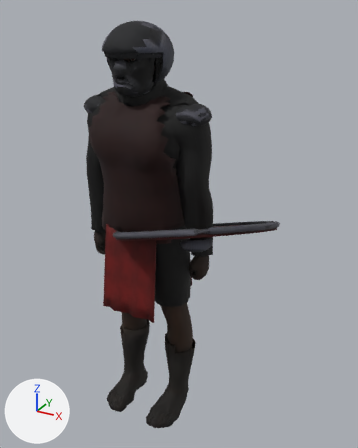
Renders of the glTF model game/models/cast/kknight.glb from each side of a commit.
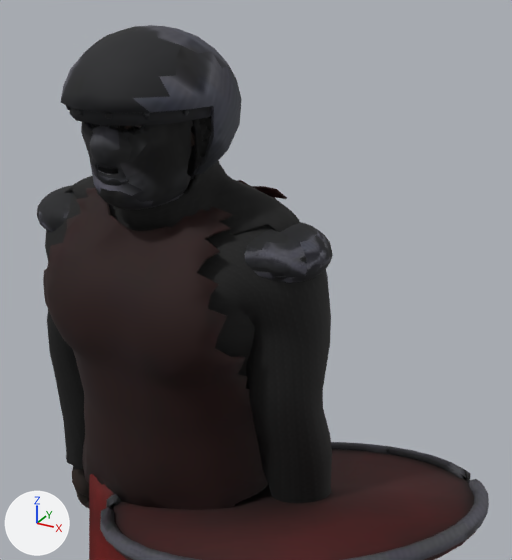
Each version is shown whole from a 50 mm camera at (1.185, -1.867, 2.011) aimed at (0.146, 0.021, 1.067), then close up from a 50 mm camera at (0.741, -1.049, 2.042) aimed at (0.138, 0.047, 1.495). Lighting does not change. The marker at lower left points along +X, +Y and +Z. The older version's two pictures come first. Vertices at exactly the same position are counted once.

In view in the first close-up: 'aventail', 'helm', 'pauldron_l', 'pauldron_r', 'shield', 'shirt', 'tabard', 'tabard_skirt_f' and 2 more.
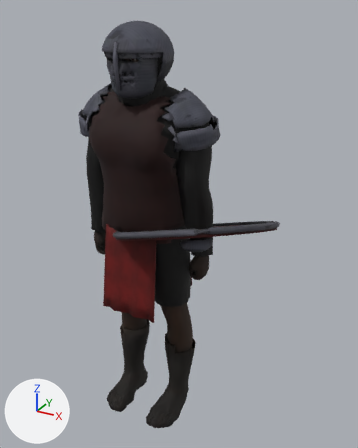
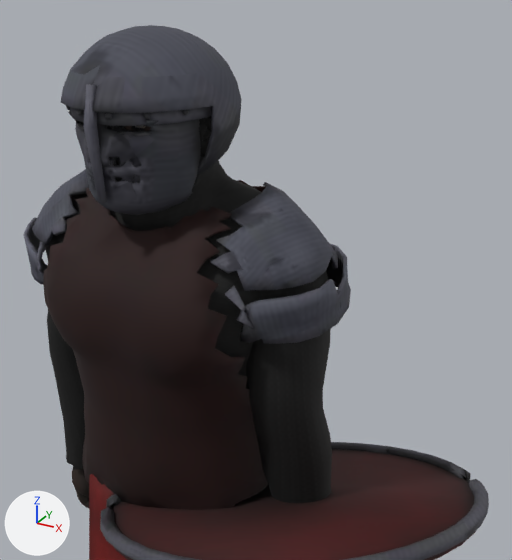
What differs and where, as boxes (x1, y1, x2, y2) in the close-ups (512 x 560 px; the box of a moved part takes in the faces that stretch with it):
'helm', reshaped
    before: (61, 25, 241, 210)
    after: (61, 25, 241, 215)
'pauldron_l', reshaped
    before: (244, 222, 333, 283)
    after: (211, 182, 351, 344)
'pauldron_r', reshaped
    before: (37, 185, 73, 232)
    after: (23, 169, 89, 285)
part 1 of me_dome, rebuilt
    before: (81, 120, 193, 210)
    after: (68, 111, 201, 215)
part 2 of me_dome, added
    after: (83, 84, 107, 203)
part 3 of me_dome, moved or reshaped
    before: (61, 29, 241, 180)
    after: (61, 29, 241, 174)
part 4 of me_dome, surface changed (lighter)
    both: (66, 25, 240, 174)
part 5 of me_pauldron_l, rebuilt
    before: (244, 222, 333, 283)
    after: (211, 182, 338, 291)
part 6 of me_pauldron_l, added
    after: (225, 243, 351, 344)
part 7 of me_pauldron_r, rebuilt
    before: (37, 185, 73, 232)
    after: (32, 169, 89, 246)
part 8 of me_pauldron_r, added
    after: (23, 217, 48, 285)

The change in detail:
me_dome is used by ob_helm; location (0.0, 0.0, 0.0).
me_dome had 1901 vertices, 3734 faces and spanned x -0.143..0.143, y -0.223..0.103, z 1.667..1.958.
me_dome now has 2159 vertices, 4286 faces and spans x -0.143..0.143, y -0.232..0.103, z 1.659..1.958.
me_dome part 1: the loose piece of 997 vertices spanning x -0.1..0.098, y -0.209..-0.086, z 1.667..1.856 is rebuilt with 1080 vertices and now spans x -0.11..0.108, y -0.218..-0.082, z 1.659..1.848.
me_dome part 2: a new loose piece of 15 vertices spanning x -0.01..0.011, y -0.232..-0.203, z 1.7..1.884, in mat_helm_mat (picture img_helm_tex).
me_dome part 3: 4 vertices moved from x -0.011..0.011, y -0.215..0.082, z 1.825..1.855 to x -0.028..0.028, y -0.211..0.078, z 1.825..1.855; 171 vertices removed from x -0.131..0.131, y -0.212..0.09, z 1.698..1.946; 128 vertices added at x -0.134..0.134, y -0.214..0.089, z 1.698..1.946.
me_dome part 4: 805 kept faces spanning x -0.143..0.143, y -0.223..0.103, z 1.692..1.958 get new texture (UV) coordinates.
Other edits to the shape of me_dome do not show in these pictures.
me_pauldron_l is used by ob_pauldron_l; location (0.0, 0.0, 0.0).
me_pauldron_l had 444 vertices, 880 faces and spanned x 0.138..0.315, y -0.105..0.064, z 1.542..1.644.
me_pauldron_l now has 314 vertices, 620 faces and spans x 0.148..0.346, y -0.168..0.131, z 1.435..1.698.
me_pauldron_l part 5: the loose piece of 222 vertices spanning x 0.138..0.315, y -0.105..0.064, z 1.542..1.644 is rebuilt with 128 vertices and now spans x 0.148..0.32, y -0.143..0.115, z 1.546..1.698.
me_pauldron_l part 6: a new loose piece of 186 vertices spanning x 0.155..0.346, y -0.168..0.131, z 1.435..1.578, in mat_pauldron_l_mat (picture img_pauldron_l_tex).
Other edits to the shape of me_pauldron_l do not show in these pictures.
me_pauldron_r is used by ob_pauldron_r; location (0.0, 0.0, 0.0).
me_pauldron_r had 444 vertices, 880 faces and spanned x -0.315..-0.138, y -0.105..0.064, z 1.542..1.644.
me_pauldron_r now has 314 vertices, 620 faces and spans x -0.346..-0.148, y -0.168..0.131, z 1.435..1.698.
me_pauldron_r part 7: the loose piece of 222 vertices spanning x -0.315..-0.138, y -0.105..0.064, z 1.542..1.644 is rebuilt with 128 vertices and now spans x -0.32..-0.148, y -0.143..0.115, z 1.546..1.698.
me_pauldron_r part 8: a new loose piece of 186 vertices spanning x -0.346..-0.155, y -0.168..0.131, z 1.435..1.578, in mat_pauldron_r_mat (picture img_pauldron_r_tex).
Other edits to the shape of me_pauldron_r do not show in these pictures.
